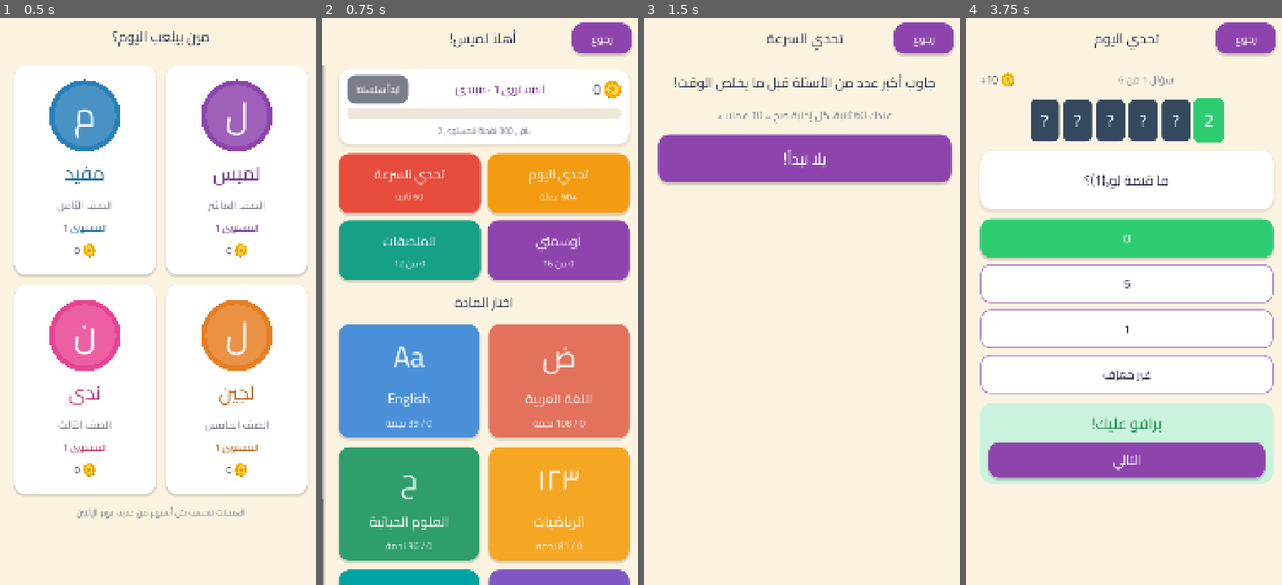
Above: before the commit, frames 1-4 (left to right).
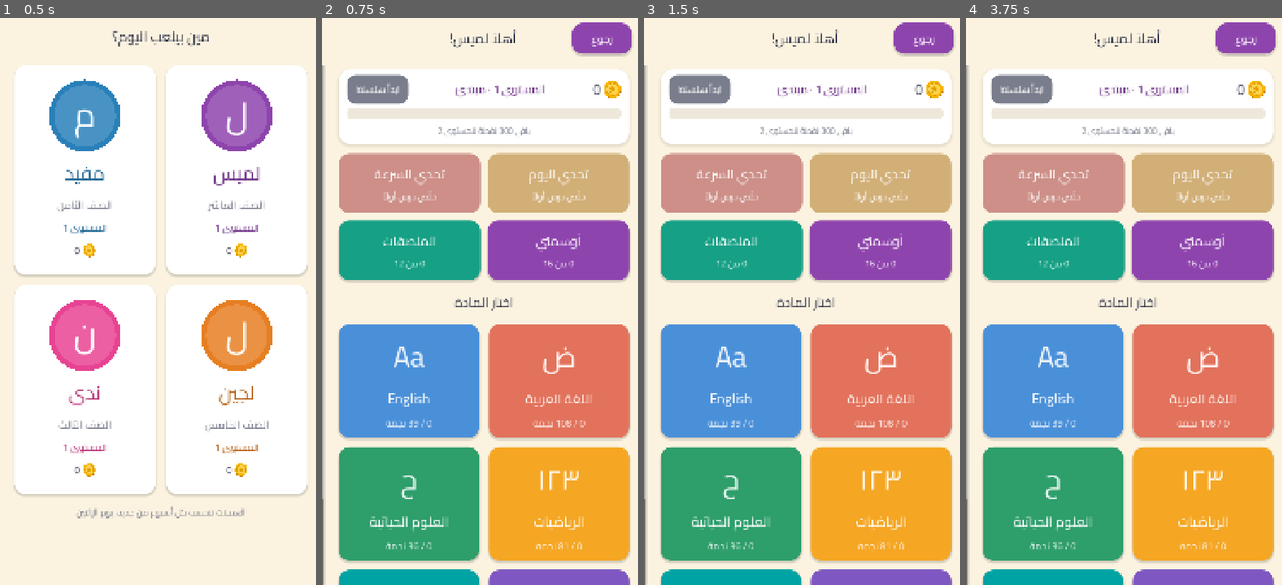
Above: after the commit, the same moments.

Repository: karmontal/StudyGame
Game: Godot game, scene res://scenes/main.tscn
Two runs of this game, one before a commit and one after it. Both use one fixed random seed, a clock stepped at 60 frames per second and the inputs below.
Inputs (mouse positions are in pixels of both pictures, inside the frame that each line leads up to):
- Up to frame 1 (0.5 s): no input
- Up to frame 2 (0.75 s): click (559, 171) at 0.5 s
- Up to frame 3 (1.5 s): click (732, 182) at 1.27 s
- Up to frame 4 (3.75 s): click "رجوع" at 2 s; click (1203, 182) at 2.77 s; click (1127, 239) at 3.5 s, where only the run before the commit has a clickable "0"

Frame 1 is identical in both runs. In frame 2, 10% of the frame differs, in the area x 4-98%, y 23-35%; in frame 3, 71%; in frame 4, 80%, in the area x 0-98%, y 2-100%.

Commit message:
Challenges use finished lessons only; whole-unit test opens after every lesson has a star
Co-Authored-By: Claude Opus 5.5 (1M context) <noreply@anthropic.com>
Claude-Session: https://claude.ai/code/session_012m7x1wVWh8Q9zH1kKynC14

Diff:
--- a/scripts/autoload/content.gd
+++ b/scripts/autoload/content.gd
@@ -91,20 +91,33 @@
 
 
 ## Every question from the books of one grade (for the daily and speed challenges).
-## `types` limits the question types; empty means all.
-func grade_questions(grade: int, types: Array = []) -> Array[Dictionary]:
+## `types` limits the question types; empty means all. With `done_only` only lessons the current kid
+## finished (at least one star) count.
+func grade_questions(grade: int, types: Array = [], done_only := false) -> Array[Dictionary]:
 	var out: Array[Dictionary] = []
 	for meta in books_for_grade(grade):
 		for u in book(meta.id).get("units", []):
-			for q in unit_questions(meta.id, u.id):
-				if types.is_empty() or q.type in types:
-					out.append(q)
-	return out
-
-
-## The same handful of questions all day for one kid, different the next day.
+			for l in u.get("lessons", []):
+				if done_only and Profiles.stars(Profiles.lesson_key(meta.id, u.id, l.id)) < 1:
+					continue
+				for q in lesson_questions(meta.id, u.id, l.id):
+					if types.is_empty() or q.type in types:
+						out.append(q)
+	return out
+
+
+## True when the current kid has at least one star on every lesson of the unit that has questions.
+func unit_finished(book_id: String, unit_id: String) -> bool:
+	for l in unit(book_id, unit_id).get("lessons", []):
+		if not lesson_questions(book_id, unit_id, l.id).is_empty() \
+				and Profiles.stars(Profiles.lesson_key(book_id, unit_id, l.id)) < 1:
+			return false
+	return true
+
+
+## The same handful of questions all day for one kid, different the next day. Only from finished lessons.
 func daily_questions(grade: int, date: String, profile_id: String, count: int = 6) -> Array[Dictionary]:
-	var pool := grade_questions(grade)
+	var pool := grade_questions(grade, [], true)
 	var rng := RandomNumberGenerator.new()
 	rng.seed = hash(date + "/" + profile_id)
 	var out: Array[Dictionary] = []
--- a/scripts/ui/books_screen.gd
+++ b/scripts/ui/books_screen.gd
@@ -108,14 +108,17 @@
 	grid.columns = 2
 	grid.add_theme_constant_override("h_separation", 24)
 	grid.add_theme_constant_override("v_separation", 24)
-	var has_questions := not Content.grade_questions(int(p.grade)).is_empty()
+	# Challenges only use lessons the kid finished (one star is enough).
+	var has_questions := not Content.grade_questions(int(p.grade), ["mcq", "tf"], true).is_empty()
 	var done := Profiles.daily_done()
-	var daily := _big_button("Daily", "تمّ تحدي اليوم" if done else "تحدي اليوم", "ارجع بكرة" if done else "+%d عملة" % Rewards.DAILY_BONUS, Color("#F39C12"))
+	var daily_sub := "ارجع بكرة" if done else ("+%d عملة" % Rewards.DAILY_BONUS if has_questions else "خلّص درس أولاً")
+	var daily := _big_button("Daily", "تمّ تحدي اليوم" if done else "تحدي اليوم", daily_sub, Color("#F39C12"))
 	daily.disabled = done or not has_questions
 	daily.pressed.connect(_start_daily.bind(p))
 	grid.add_child(daily)
 	var best := int(Profiles.info().speed_best)
-	var speed := _big_button("Speed", "تحدي السرعة", "أفضل نتيجة: %d" % best if best > 0 else "60 ثانية", Color("#E74C3C"))
+	var speed_sub := ("أفضل نتيجة: %d" % best if best > 0 else "60 ثانية") if has_questions else "خلّص درس أولاً"
+	var speed := _big_button("Speed", "تحدي السرعة", speed_sub, Color("#E74C3C"))
 	speed.disabled = not has_questions
 	speed.pressed.connect(func(): main.goto("speed"))
 	grid.add_child(speed)
--- a/scripts/ui/map_screen.gd
+++ b/scripts/ui/map_screen.gd
@@ -41,8 +41,11 @@
 		v.add_child(_lesson_row(u, l, i))
 	var unit_qs := Content.unit_questions(book_id, u.id)
 	if unit_qs.size() >= 4:
-		var test := UI.button("تحدي الوحدة كاملة", color.darkened(0.1), 40, 120)
+		var open := Content.unit_finished(book_id, u.id)
+		var test := UI.button("تحدي الوحدة كاملة" if open else "تحدي الوحدة: خلّص كل دروسها أولاً",
+			color.darkened(0.1) if open else Color("#BBBBBB"), 40, 120)
 		test.name = "UnitTest_" + u.id
+		test.disabled = not open
 		test.pressed.connect(func():
 			main.goto("quiz", {"questions": unit_qs, "count": 10, "title": u.title, "book": book_id,
 				"unit": u.id, "kind": "unit", "back": "map", "back_args": {"book": book_id}}))
--- a/scripts/ui/speed_screen.gd
+++ b/scripts/ui/speed_screen.gd
@@ -1,6 +1,6 @@
 extends Screen
 ## Speed challenge: as many right answers as possible before the clock runs out (multiple choice and
-## true/false from all of the kid's books). Each answer moves straight to the next question.
+## true/false from the lessons the kid finished). Each answer moves straight to the next question.
 
 const SECONDS_OLD := 60.0
 const SECONDS_YOUNG := 90.0
@@ -25,7 +25,7 @@
 	var p := Profiles.current()
 	color = Color(p.color)
 	time_left = SECONDS_YOUNG if Profiles.is_young(p) else SECONDS_OLD
-	_pool = Content.grade_questions(int(p.grade), ["mcq", "tf"])
+	_pool = Content.grade_questions(int(p.grade), ["mcq", "tf"], true)
 	_pool.shuffle()
 	_content = page("تحدي السرعة", color)
 	_sfx = AudioStreamPlayer.new()
@@ -87,7 +87,7 @@
 
 func _next_question() -> void:
 	if _pool.is_empty():
-		_pool = Content.grade_questions(int(Profiles.current().grade), ["mcq", "tf"])
+		_pool = Content.grade_questions(int(Profiles.current().grade), ["mcq", "tf"], true)
 		_pool.shuffle()
 	var session := QuizSession.new([_pool.pop_back()], 1)
 	_current = session.current()
--- a/tests/test_runner.gd
+++ b/tests/test_runner.gd
@@ -310,6 +310,18 @@
 		await get_tree().process_frame
 		check(main.find_child("Status", true, false) != null, "%s: status card on books screen" % p.id)
 		var daily: Button = main.find_child("Daily", true, false)
+		check(daily != null and daily.disabled, "%s: daily locked before any lesson is finished" % p.id)
+		check((main.find_child("Speed", true, false) as Button).disabled, "%s: speed locked before any lesson" % p.id)
+		# Finish one lesson with a single star: challenges open and only use that lesson.
+		var first: Dictionary = Content.grade_questions(int(p.grade), ["mcq", "tf"])[0]
+		var parts: PackedStringArray = str(first.key).split("/")
+		var done_key := "/".join([parts[0], parts[1], parts[2]])
+		Profiles.record_quiz(done_key, 1, [])
+		for q in Content.daily_questions(int(p.grade), Profiles.today(), p.id):
+			check(str(q.key).begins_with(done_key + "/"), "%s: daily question from a finished lesson" % p.id)
+		main.goto("books")
+		await get_tree().process_frame
+		daily = main.find_child("Daily", true, false)
 		check(daily != null and not daily.disabled, "%s: daily challenge open" % p.id)
 		daily.pressed.emit()
 		await get_tree().process_frame
@@ -326,6 +338,26 @@
 		main.screen.go_back()
 		await get_tree().process_frame
 		check((main.find_child("Daily", true, false) as Button).disabled, "%s: daily done for today" % p.id)
+		# Whole-unit test opens only after every lesson of the unit has a star.
+		var ub: String = parts[0]
+		var uid: String = parts[1]
+		var playable := 0
+		for l in Content.unit(ub, uid).lessons:
+			if not Content.lesson_questions(ub, uid, l.id).is_empty():
+				playable += 1
+		if Content.unit_questions(ub, uid).size() >= 4:
+			main.goto("map", {"book": ub})
+			await get_tree().process_frame
+			var ut: Button = main.find_child("UnitTest_" + uid, true, false)
+			eq(ut.disabled, playable > 1, "%s: unit test locked until all lessons are done" % p.id)
+			for l in Content.unit(ub, uid).lessons:
+				if not Content.lesson_questions(ub, uid, l.id).is_empty():
+					Profiles.record_quiz(Profiles.lesson_key(ub, uid, l.id), 1, [])
+			main.goto("map", {"book": ub})
+			await get_tree().process_frame
+			check(not (main.find_child("UnitTest_" + uid, true, false) as Button).disabled, "%s: unit test opens" % p.id)
+			main.goto("books")
+			await get_tree().process_frame
 		# Speed challenge
 		(main.find_child("Speed", true, false) as Button).pressed.emit()
 		await get_tree().process_frame
@@ -333,6 +365,7 @@
 		var speed = main.screen
 		(speed.find_child("Start", true, false) as Button).pressed.emit()
 		await get_tree().process_frame
+		check(str(speed.current_question().key).begins_with(parts[0] + "/" + parts[1] + "/"), "%s: speed uses finished lessons" % p.id)
 		for i in 3:
 			var q: Dictionary = speed.current_question()
 			speed.answer_current(int(q.answer) if q.type == "mcq" else q.answer)
